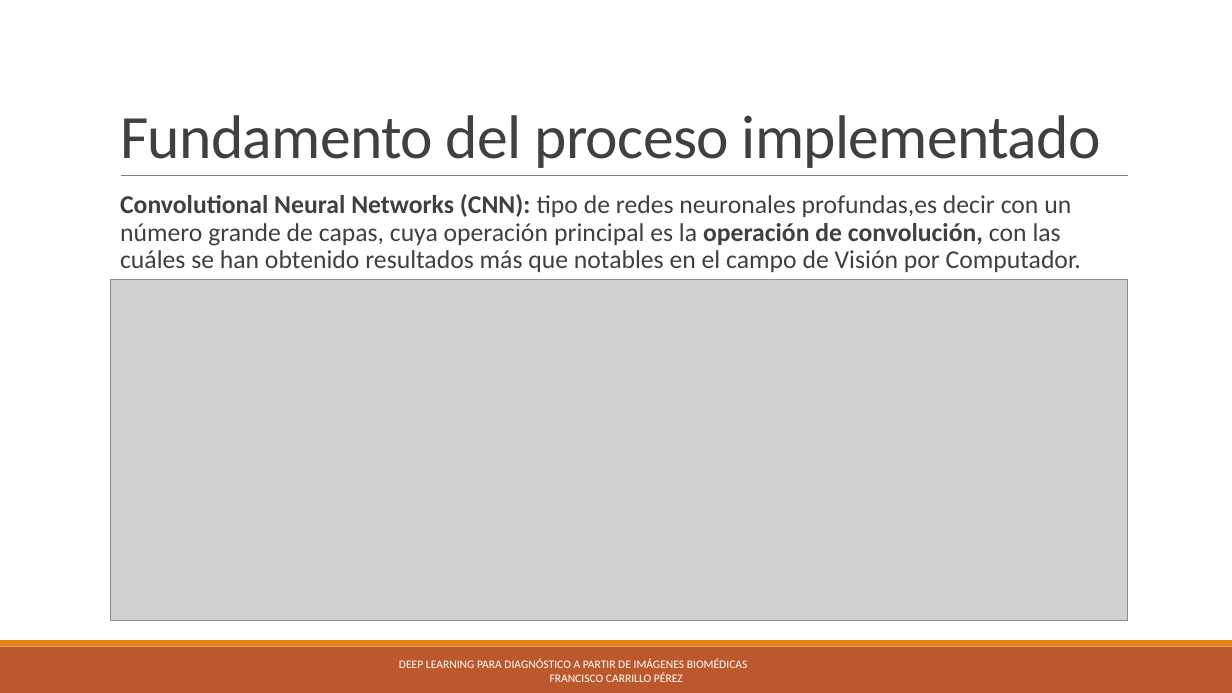
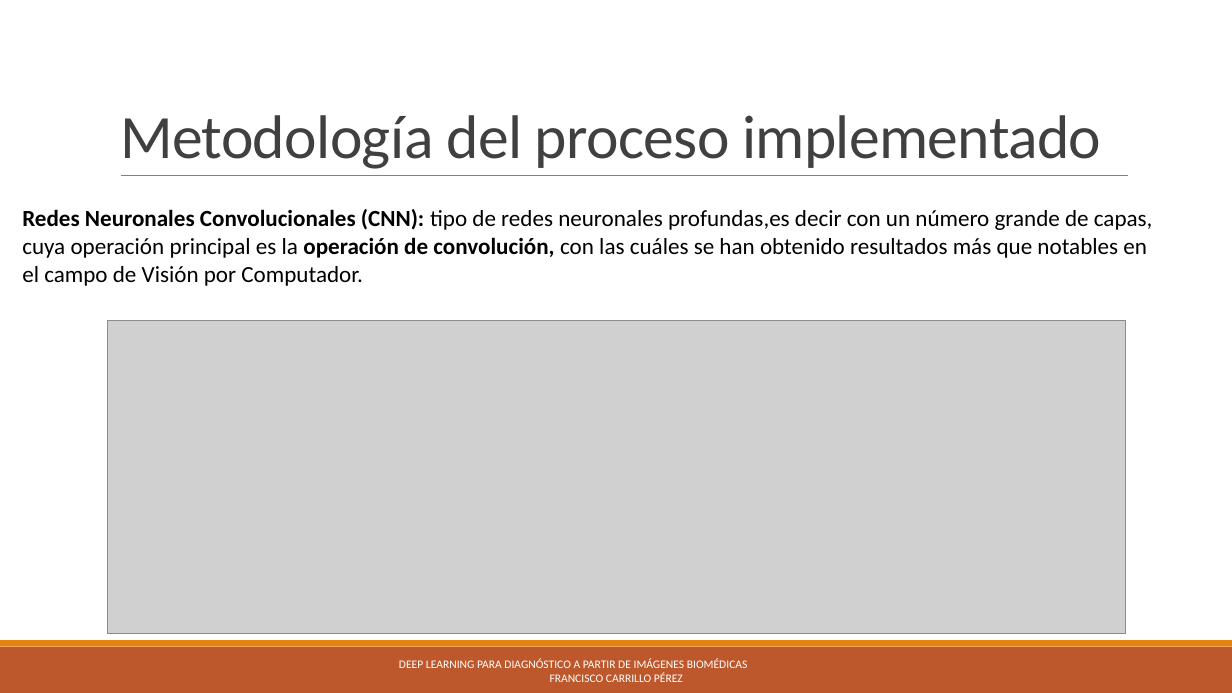
Before and after one commit to pacocp/Deep-Learning-para-diagnostico-a-partir-de-imagenes-Biomedicas, a slide deck: slide 8 of tfgpresentacion.pptx (slide 7 before the commit). Drawn at 1232x693 pixels with LibreOffice and Linux fonts; fonts in the diff are those of the drawing; grey boxes stand for pictures. Boxes give left, top, right and bottom in pixels: in the first picture for what was removed or moved away, otherwise in the second. Text is boxed around its words. In the diff, an @@ line names an element or a change of style, - is before the commit and + after.

```diff
--- a/tfgpresentacion.pptx
+++ b/tfgpresentacion.pptx
@@ title at <box>120,115,1101,169</box>: text changed @@
-Fundamento del proceso implementado
+Metodología del proceso implementado
@@ text at <box>22,209,1153,286</box>: text changed; size 20 to 18 pt; text colour #404040 to #000000 @@
-  Convolutional Neural Networks (CNN): tipo de redes neuronales profundas,es decir con un número grande de capas, cuya operación principal es la operación de convolución, con las cuáles se han obtenido resultados más que notables en el campo de Visión por Computador.
+Redes Neuronales Convolucionales (CNN): tipo de redes neuronales profundas,es decir con un número grande de capas,
+cuya operación principal es la operación de convolución, con las cuáles se han obtenido resultados más que notables en
+el campo de Visión por Computador.
@@ picture: place and size @@
-picture at <box>111,279,1128,620</box>
+picture at <box>107,321,1126,634</box>
```
Also in this commit, not shown: 14 other slides changed, 1 slide added.
